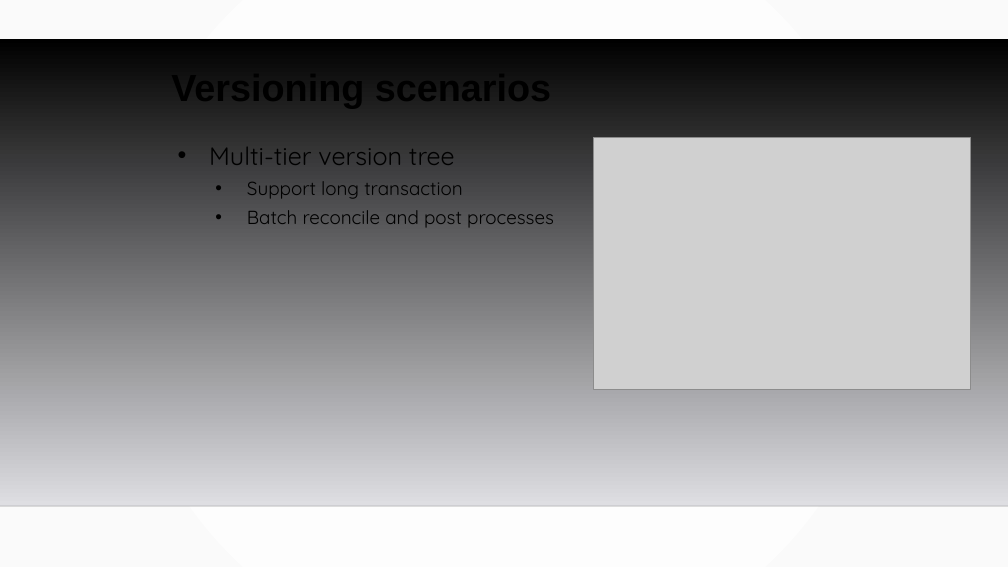
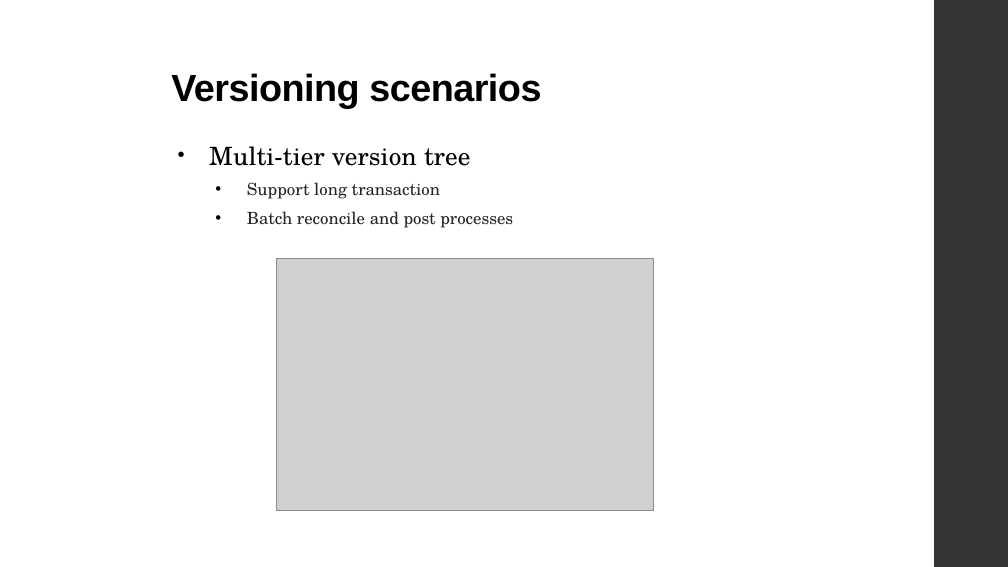
Before and after one commit to MGIS-UMN/GIS5577_week9, a slide deck: slide 19 of Database_Administration.odp. Drawn at 1008x567 pixels with LibreOffice and Linux fonts; fonts in the diff are those of the drawing; grey boxes stand for pictures; background and template pictures are left out. Boxes give left, top, right and bottom in pixels: in the first picture for what was removed or moved away, otherwise in the second. Text is boxed around its words. In the diff, an @@ line names an element or a change of style, - is before the commit and + after.

```diff
--- a/Database_Administration.odp
+++ b/Database_Administration.odp
@@ background gradient #FFFFFF to #FAFAFA to #FFFFFF @@
@@ title "Versioning scenarios" at (171,73,541,108): letter spacing 0 to -0.5 pt @@
@@ freeform shape added at (934,0,1008,567), fill #353537 @@
@@ freeform shape removed at (0,39,1008,506) @@
@@ text "Multi-tier version tree" at (209,146,513,228): font Quicksand to TeX Gyre Schola; letter spacing 0 to 0.1 pt in "Multi-tier version tree"; size 18 to 16 pt, text colour #000000 to #262626 in "Support long transaction", "Batch reconcile and post processes"; more space between paragraphs @@
@@ picture: place and size @@
-picture at (594,138,970,389)
+picture at (277,259,653,510)
@@ line removed from (0, 506) to (1008, 506) @@
```
Also in this commit, not shown: 20 other slides changed, 1 other file.
